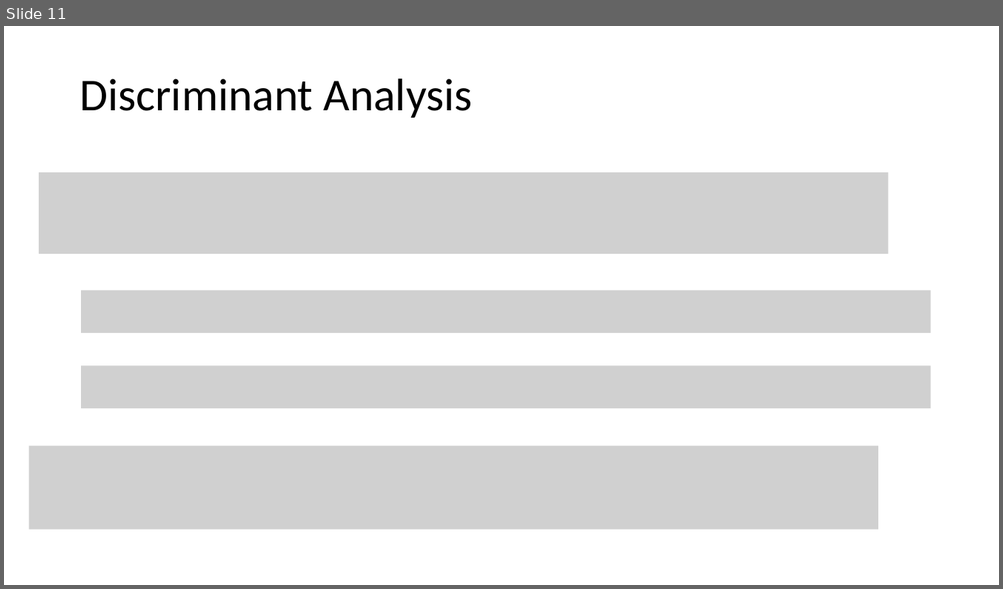
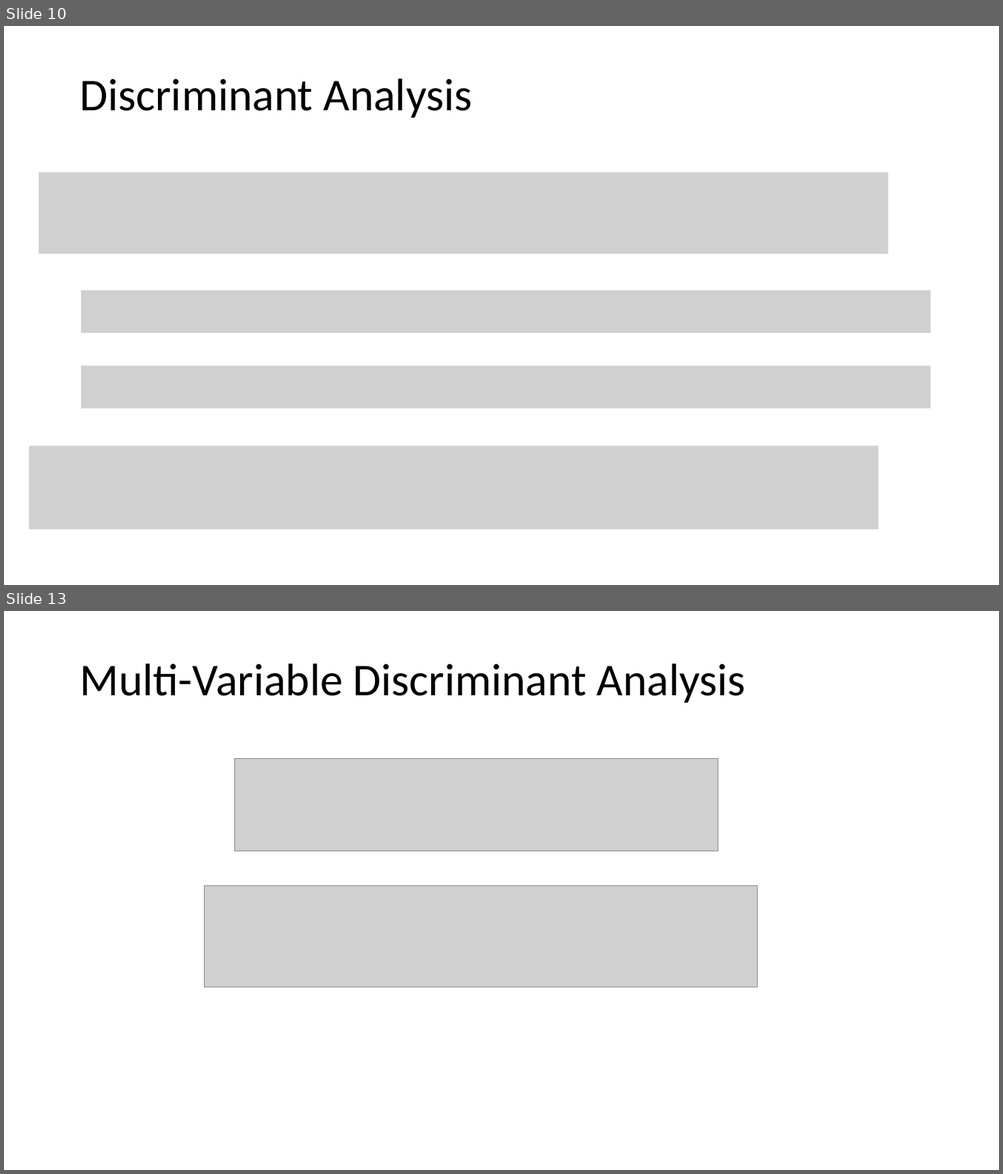
Before and after one commit to tianzheng4/tianzheng4.github.io, a slide deck: _umkc-teaching/slides/Lecture 5.pptx. Shown one above the other, each under a label of ours: slide 11 before the commit, slides 10 and 13 after it; the slides between them are not shown. The pictures are 1003x589 and 1003x1174 pixels, drawn with LibreOffice and Linux fonts; fonts in the diff are those of the drawing; grey boxes stand for pictures. Boxes give left, top, right and bottom in pixels: in the first picture for what was removed or moved away, otherwise in the second. Text is boxed around its words. In the diff, an @@ line names an element or a change of style, - is before the commit and + after.

```diff
--- a/_umkc-teaching/slides/Lecture 5.pptx
+++ b/_umkc-teaching/slides/Lecture 5.pptx
@@ slide 13 added at (x1=4, y1=611, x2=999, y2=1170), background #FFFFFF @@
@@ title added at (x1=79, y1=664, x2=745, y2=703), 44 pt, text #000000 @@
+Multi-Variable Discriminant Analysis
@@ picture added at (x1=235, y1=759, x2=717, y2=851) @@
@@ picture added at (x1=204, y1=886, x2=757, y2=988) @@
@@ what was slide 11 is now slide 10 @@
```
Also in this commit, not shown: 1 slide changed, 1 other slide added, 1 slide removed.
